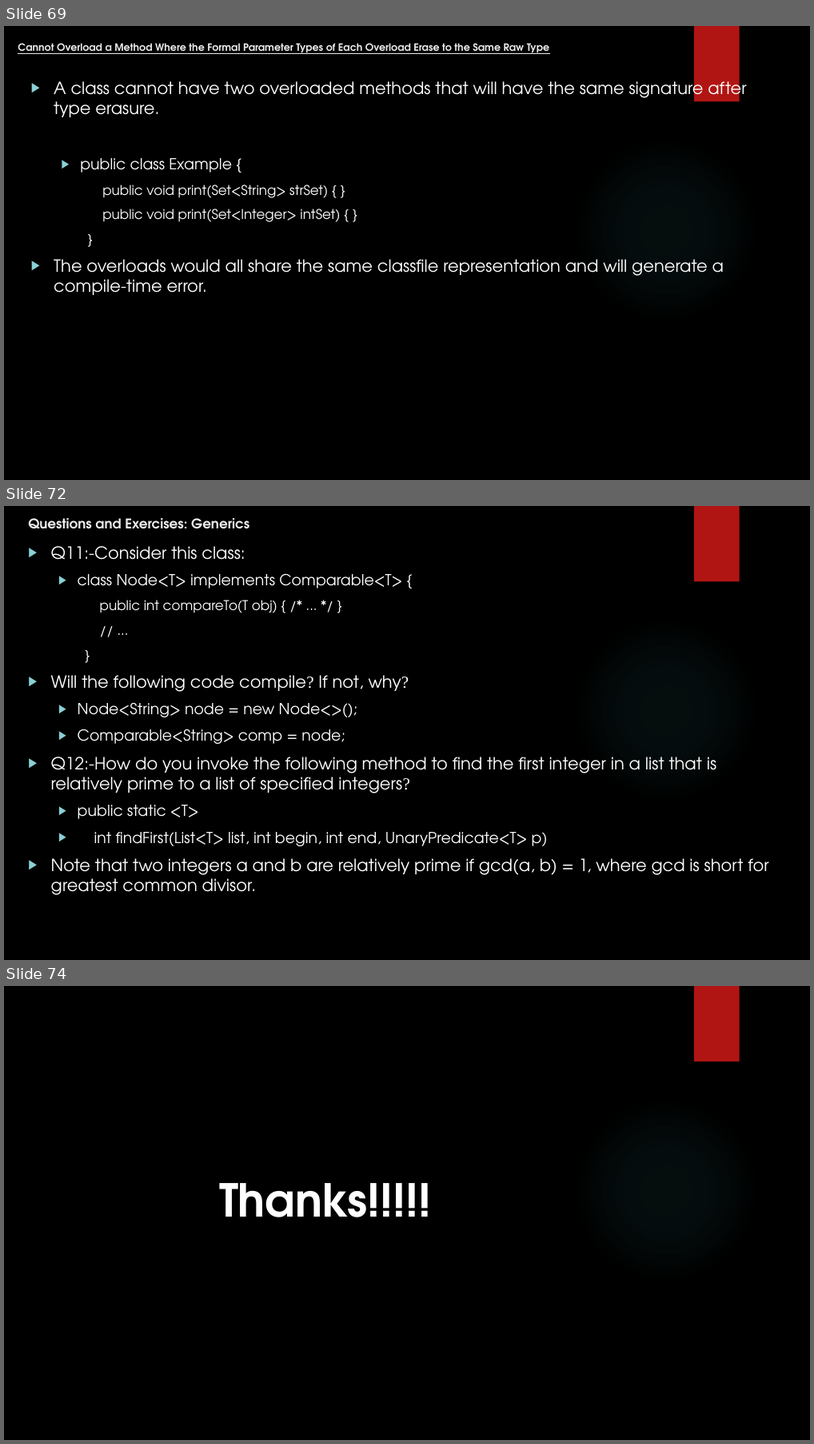
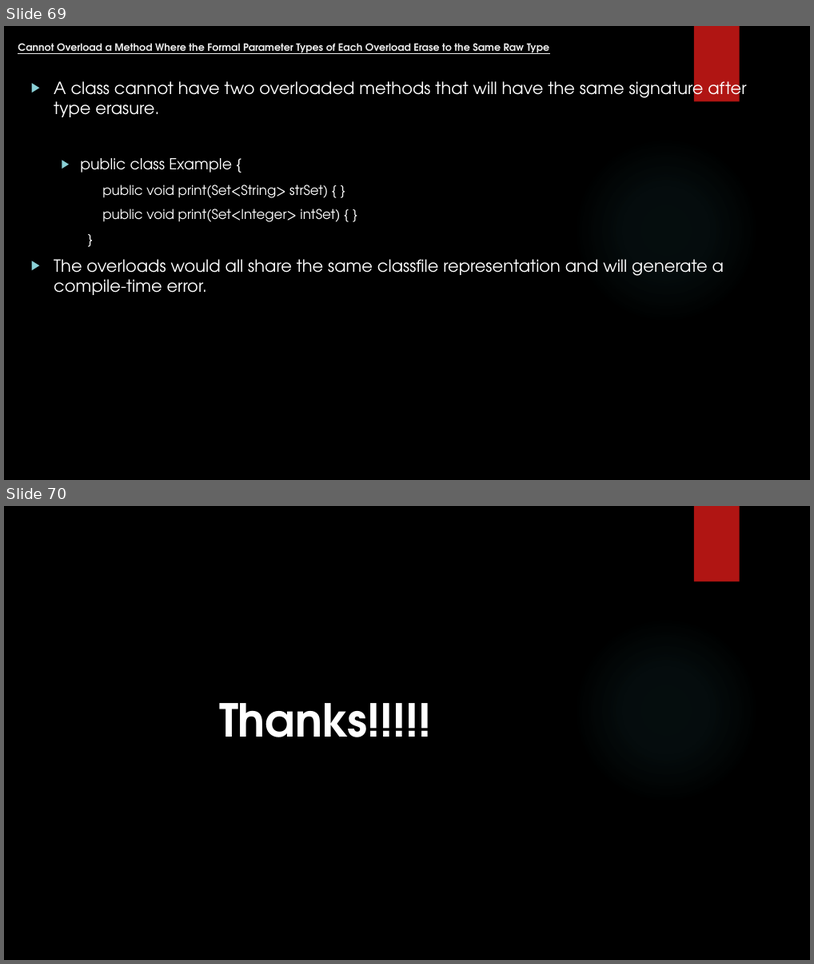
Before and after one commit to rudhrainfogain/JavaGenerics, a slide deck: src/main/resources/JavaGenerics.pptx. Shown one above the other, each under a label of ours: slides 69, 72 and 74 before the commit, slides 69 and 70 after it; the slides between them are not shown. The pictures are 814x1444 and 814x964 pixels, drawn with LibreOffice and Linux fonts; fonts in the diff are those of the drawing; background and template pictures are left out. Boxes give left, top, right and bottom in pixels: in the first picture for what was removed or moved away, otherwise in the second. Text is boxed around its words. In the diff, an @@ line names an element or a change of style, - is before the commit and + after.

```diff
--- a/src/main/resources/JavaGenerics.pptx
+++ b/src/main/resources/JavaGenerics.pptx
@@ slide 72 removed at (x1=4, y1=506, x2=810, y2=960), background picture (left out); not listed: 2 template elements that a slide beside it also shows @@
@@ title removed at (x1=28, y1=518, x2=250, y2=529) @@
-Questions and Exercises: Generics
@@ text removed at (x1=51, y1=546, x2=769, y2=895) @@
-▶ Q11:-Consider this class:
-  ▶ class Node<T> implements Comparable<T> {
-    public int compareTo(T obj) { /* ... */ }
-    // ...
-    }
-▶ Will the following code compile? If not, why?
-  ▶ Node<String> node = new Node<>();
-  ▶ Comparable<String> comp = node;
-▶ Q12:-How do you invoke the following method to find the first integer in a list that is relatively prime to a list of specified integers?
-  ▶ public static <T>
-  ▶ int findFirst(List<T> list, int begin, int end, UnaryPredicate<T> p)
-▶ Note that two integers a and b are relatively prime if gcd(a, b) = 1, where gcd is short for greatest common divisor.
@@ what was slide 74 is now slide 70 @@
```
Also in this commit, not shown: 3 slides changed, 3 other slides removed, 8 other files.
